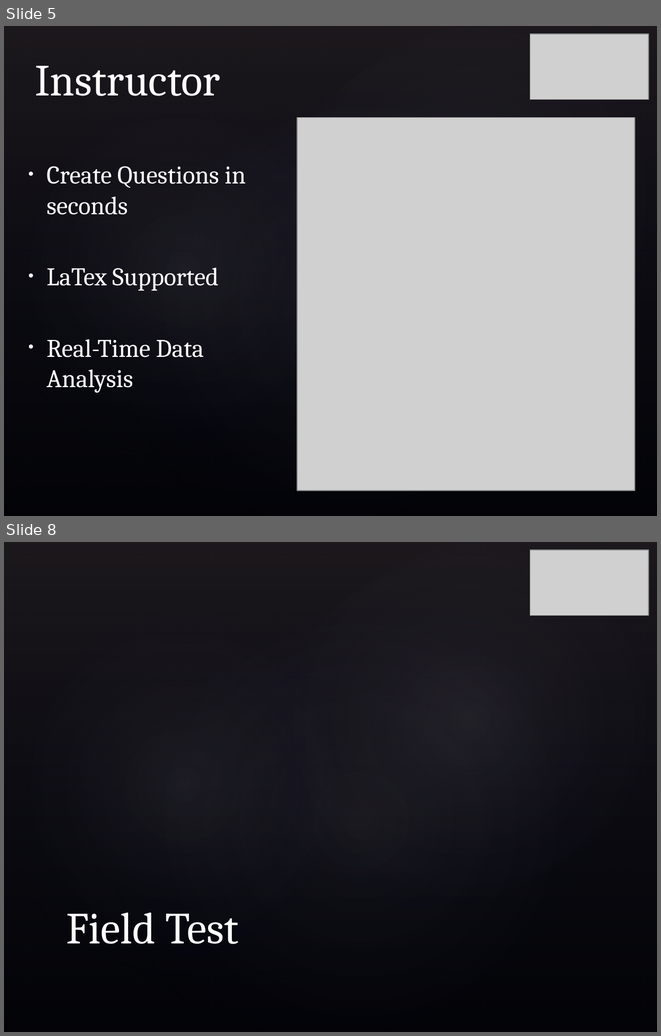
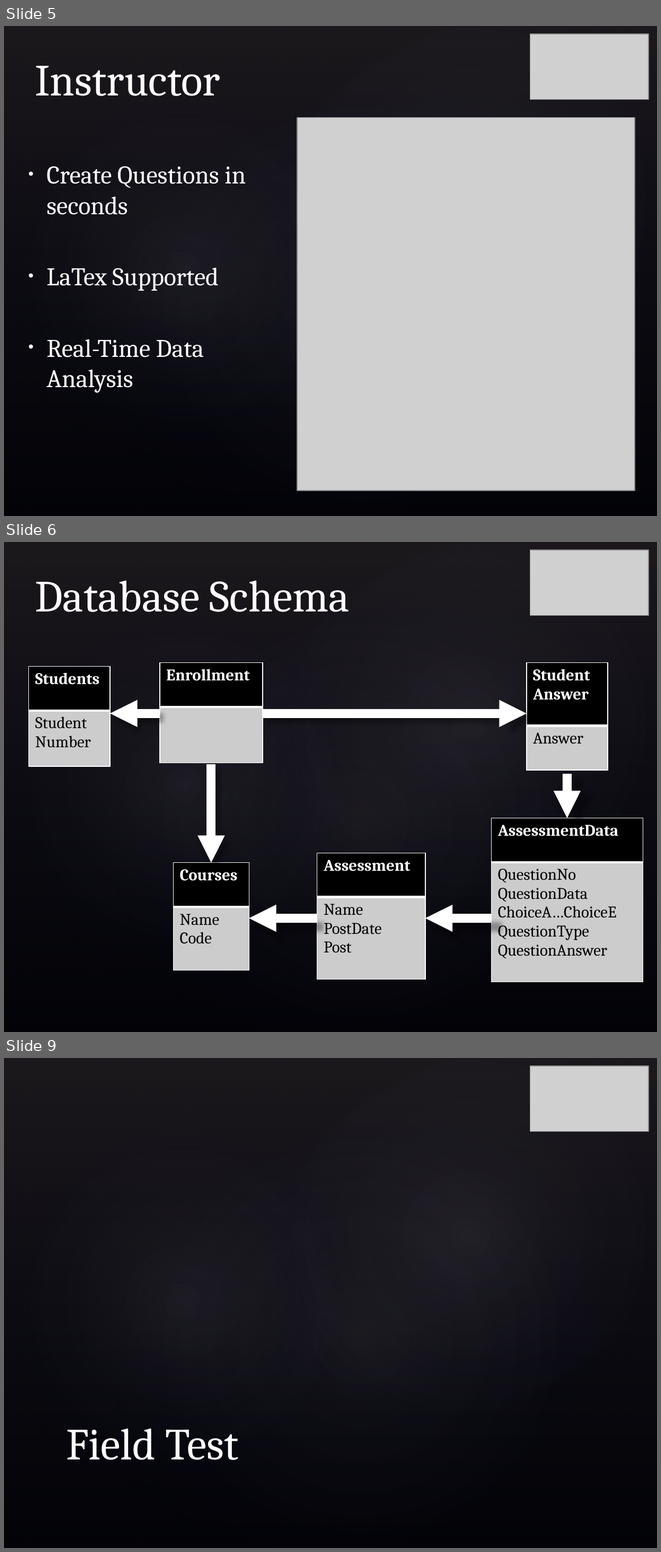
Before and after one commit to hadimuhammad/InPress, a slide deck: Documentation/Presentation.pptx. Shown one above the other, each under a label of ours: slides 5 and 8 before the commit, slides 5, 6 and 9 after it; the slides between them are not shown. The pictures are 661x1036 and 661x1552 pixels, drawn with LibreOffice and Linux fonts; fonts in the diff are those of the drawing; grey boxes stand for pictures; background and template pictures are left out. Boxes give left, top, right and bottom in pixels: in the first picture for what was removed or moved away, otherwise in the second. Text is boxed around its words. In the diff, an @@ line names an element or a change of style, - is before the commit and + after.

Commit message:
Added DB Schema Page

```diff
--- a/Documentation/Presentation.pptx
+++ b/Documentation/Presentation.pptx
@@ slide 6 added at (x1=4, y1=542, x2=657, y2=1032), background picture (left out); not listed: 4 template elements that a slide beside it also shows @@
@@ picture added at (x1=530, y1=550, x2=648, y2=615) @@
@@ title added at (x1=35, y1=580, x2=350, y2=612), 49 pt, text #FFFFFF @@
+Database Schema
@@ table added at (x1=29, y1=666, x2=111, y2=767), 2 rows, 1 columns @@
+Students
+Student Number
@@ table added at (x1=160, y1=663, x2=263, y2=764), 2 rows, 1 columns @@
+Enrollment
+
@@ table added at (x1=527, y1=663, x2=607, y2=774), 2 rows, 1 columns @@
+Student / Answer
+Answer
@@ arrow added from (160, 713) to (111, 713), #FFFFFF 10 pt @@
@@ arrow added from (263, 713) to (527, 713), #FFFFFF 10 pt @@
@@ arrow added from (211, 764) to (211, 863), #FFFFFF 10 pt @@
@@ arrow added from (567, 774) to (567, 818), #FFFFFF 10 pt @@
@@ table added at (x1=491, y1=818, x2=643, y2=987), 2 rows, 1 columns @@
+AssessmentData
+QuestionNo / QuestionData / ChoiceA…ChoiceE / QuestionType / QuestionAnswer
@@ table added at (x1=317, y1=853, x2=425, y2=983), 2 rows, 1 columns @@
+Assessment
+Name / PostDate / Post
@@ table added at (x1=173, y1=863, x2=249, y2=973), 2 rows, 1 columns @@
+Courses
+Name / Code
@@ arrow added from (317, 918) to (249, 918), #FFFFFF 10 pt @@
@@ arrow added from (491, 918) to (425, 918), #FFFFFF 10 pt @@
@@ what was slide 8 is now slide 9 @@
```
Also in this commit, not shown: 2 slides changed.
